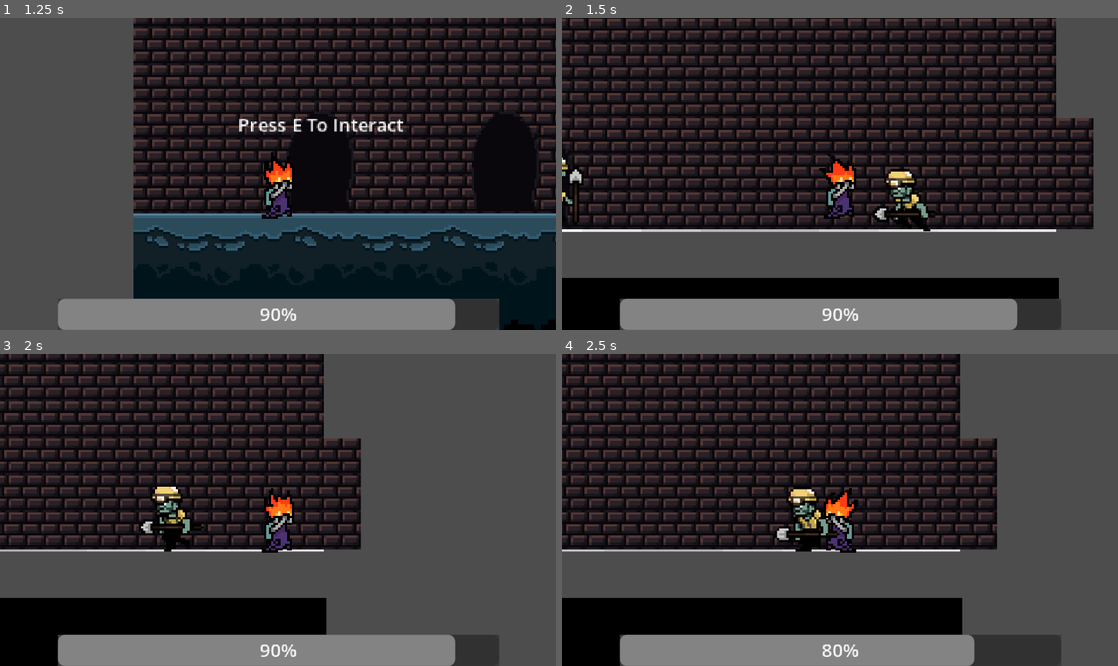
Above: before the commit, frames 1-4 (two rows, left to right).
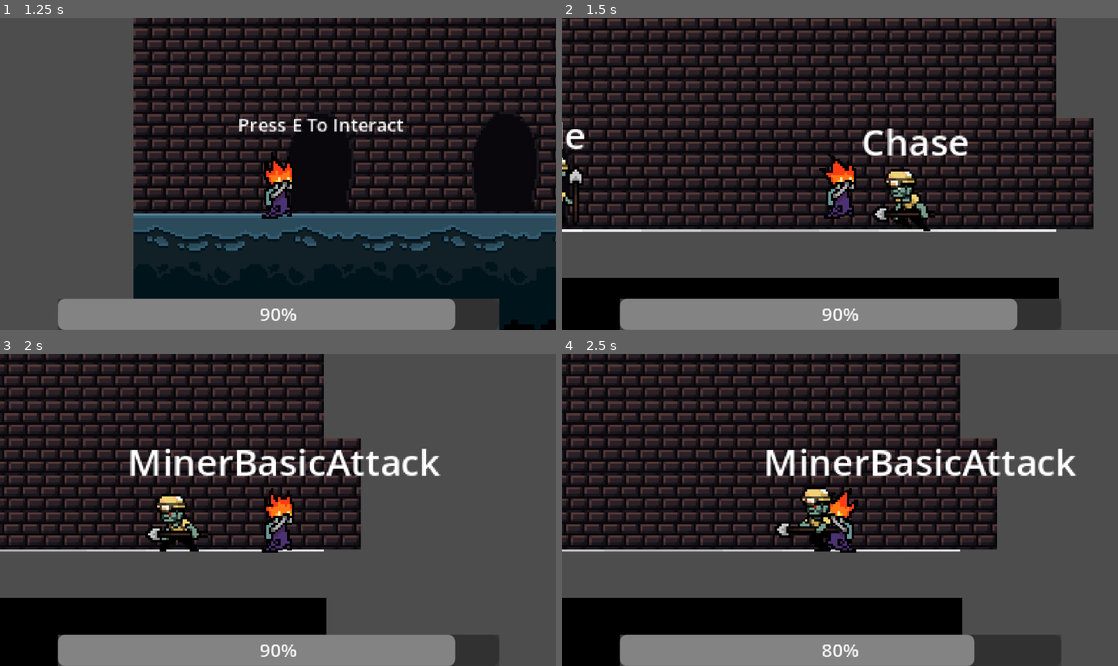
Above: after the commit, the same moments.

Repository: zerqora/Ray-Dungeon-Crawler
Game: Godot game, scene res://world/dungeon.tscn
The game is run twice, just before and just after one commit, with the same random seed, the same clock (stepped at 60 frames per second) and the same inputs.
Inputs (mouse positions are in pixels of both pictures, inside the frame that each line leads up to):
- Up to frame 1 (1.25 s): move the mouse to (400, 158) at 0.52 s; hold D (RIGHT) from 0.53 s (still down); click (400, 158) at 0.6 s
- Up to frame 2 (1.5 s): keep holding D (RIGHT); tap E (INTERACT) at 1.25 s; move the mouse to (728, 189) at 1.27 s; tap Ctrl (DASH) at 1.35 s
- Up to frame 3 (2 s): keep holding D (RIGHT)
- Up to frame 4 (2.5 s): move the mouse to (895, 441) at 2.02 s; release D (RIGHT) at 2.03 s; hold A (LEFT) from 2.03 s (still down); tap E (INTERACT) at 2.1 s

Frame 1 is identical in both runs. In frame 2, 0.9% of the frame differs, in the area x 0-73%, y 33-45%; in frame 3, 3.3%; in frame 4, 3.4%, in the area x 36-93%, y 30-64%.

Commit message:
almost finish attack state

Diff:
--- a/enemies/base_entity.tscn
+++ b/enemies/base_entity.tscn
@@ -1,13 +1,19 @@
-[gd_scene load_steps=24 format=3 uid="uid://djlt3tfmrruju"]
+[gd_scene load_steps=31 format=3 uid="uid://djlt3tfmrruju"]
 
 [ext_resource type="Script" uid="uid://b4f5m4vk8ml73" path="res://scripts/entity.gd" id="1_7rdkp"]
 [ext_resource type="Texture2D" uid="uid://co34gs10qw2o4" path="res://enemies/miner/running_anim/Untitled_Artwork-1 2.png" id="2_vlknj"]
 [ext_resource type="Resource" uid="uid://cew7vh7w6bahq" path="res://enemies/miner/miner_stats.tres" id="2_xv3qx"]
+[ext_resource type="Texture2D" uid="uid://cectde1xi8ld6" path="res://enemies/miner/basic_attack_anim/Untitled_Artwork-1.png" id="3_fpqfi"]
 [ext_resource type="Texture2D" uid="uid://cxt1aiyu1t302" path="res://enemies/miner/running_anim/Untitled_Artwork-2 2.png" id="3_xv3qx"]
+[ext_resource type="Texture2D" uid="uid://bqr4rtccn84aq" path="res://enemies/miner/basic_attack_anim/Untitled_Artwork-2.png" id="4_1red3"]
 [ext_resource type="Texture2D" uid="uid://dtg36y3grlsbl" path="res://enemies/miner/running_anim/Untitled_Artwork-3 2.png" id="4_m8s0t"]
 [ext_resource type="Texture2D" uid="uid://chb3jnscsyxe8" path="res://enemies/miner/running_anim/Untitled_Artwork-4 2.png" id="5_e6kmk"]
+[ext_resource type="Texture2D" uid="uid://dxqdc8mutal7b" path="res://enemies/miner/basic_attack_anim/Untitled_Artwork-3.png" id="5_pj3ns"]
+[ext_resource type="Texture2D" uid="uid://ddujdiskfb1xd" path="res://enemies/miner/basic_attack_anim/Untitled_Artwork-4.png" id="6_3mbrl"]
 [ext_resource type="Texture2D" uid="uid://c1ipofgq6ub4r" path="res://enemies/miner/running_anim/Untitled_Artwork-5.png" id="6_bsopm"]
 [ext_resource type="Texture2D" uid="uid://dxf3rx50uspje" path="res://enemies/miner/running_anim/Untitled_Artwork-6.png" id="7_0rcsr"]
+[ext_resource type="Texture2D" uid="uid://ckqrp72bgt1bx" path="res://enemies/miner/basic_attack_anim/Untitled_Artwork-5 (1).png" id="7_m7ws8"]
+[ext_resource type="Texture2D" uid="uid://ji7njxv343g2" path="res://enemies/miner/basic_attack_anim/Untitled_Artwork-6 (1).png" id="8_nv806"]
 [ext_resource type="Texture2D" uid="uid://cxm6cetmvrhx7" path="res://enemies/miner/idle_anim/minerIdle-1.png" id="9_af2ss"]
 [ext_resource type="Script" uid="uid://dv7j5wkl0sq87" path="res://scripts/state_machine.gd" id="9_m8s0t"]
 [ext_resource type="Script" uid="uid://dnrrso8v3u1xw" path="res://scripts/idle.gd" id="10_bsopm"]
@@ -19,9 +25,33 @@
 [ext_resource type="Texture2D" uid="uid://biw0jjf87qxgb" path="res://enemies/miner/idle_anim/minerIdle-5.png" id="13_a7lgs"]
 [ext_resource type="Script" uid="uid://dqjq4qpkqxnqe" path="res://enemies/patrol.gd" id="17_jgep4"]
 [ext_resource type="Script" uid="uid://xqvg45lseln4" path="res://enemies/miner_basic_attack.gd" id="18_lefkw"]
+[ext_resource type="Script" uid="uid://d0yra7ec3rips" path="res://enemies/retreat_state.gd" id="19_jdps6"]
 
 [sub_resource type="SpriteFrames" id="SpriteFrames_qv4iq"]
 animations = [{
+"frames": [{
+"duration": 1.0,
+"texture": ExtResource("3_fpqfi")
+}, {
+"duration": 1.0,
+"texture": ExtResource("4_1red3")
+}, {
+"duration": 1.0,
+"texture": ExtResource("5_pj3ns")
+}, {
+"duration": 1.0,
+"texture": ExtResource("6_3mbrl")
+}, {
+"duration": 1.0,
+"texture": ExtResource("7_m7ws8")
+}, {
+"duration": 1.5,
+"texture": ExtResource("8_nv806")
+}],
+"loop": false,
+"name": &"basic_attack",
+"speed": 5.0
+}, {
 "frames": [{
 "duration": 1.0,
 "texture": ExtResource("2_vlknj")
@@ -86,7 +116,9 @@
 
 [node name="AnimationPlayer" type="AnimatedSprite2D" parent="."]
 sprite_frames = SubResource("SpriteFrames_qv4iq")
-animation = &"chase"
+animation = &"basic_attack"
+frame = 5
+frame_progress = 1.0
 
 [node name="Hitbox" type="Area2D" parent="."]
 
@@ -113,7 +145,7 @@
 
 [node name="Chase" type="Node" parent="StateMachine" node_paths=PackedStringArray("neighboring_nodes")]
 script = ExtResource("11_bsopm")
-neighboring_nodes = [NodePath("../Patrol"), NodePath("../MinerBasicAttack")]
+neighboring_nodes = [NodePath("../Patrol"), NodePath("../MinerBasicAttack"), NodePath("../Retreat")]
 
 [node name="Patrol" type="Node" parent="StateMachine" node_paths=PackedStringArray("neighboring_nodes")]
 script = ExtResource("17_jgep4")
@@ -123,6 +155,11 @@
 script = ExtResource("18_lefkw")
 hurtbox = NodePath("../../BasicAttack")
 neighboring_nodes = [NodePath("../Chase")]
+
+[node name="Retreat" type="Node" parent="StateMachine" node_paths=PackedStringArray("neighboring_nodes")]
+script = ExtResource("19_jdps6")
+neighboring_nodes = [NodePath("../Idle")]
+metadata/_custom_type_script = "uid://d4acuj0mbwvly"
 
 [node name="SightLine" type="RayCast2D" parent="."]
 target_position = Vector2(-50, 0)
@@ -141,3 +178,11 @@
 [node name="AttackCooldown" type="Timer" parent="."]
 wait_time = 1.2
 one_shot = true
+
+[node name="StateDebugText" type="Label" parent="."]
+offset_left = -20.0
+offset_top = -34.0
+offset_right = 20.0
+offset_bottom = -11.0
+text = "Idle"
+horizontal_alignment = 1
--- a/enemies/miner_basic_attack.gd
+++ b/enemies/miner_basic_attack.gd
@@ -4,25 +4,58 @@
 @export var hurtbox : Area2D
 
 func enter(data : Dictionary = {}) -> void:
-	print("entered attack state")
+	# print("entered attack state")
 	this_data = data
 	cooldown = this_data["cooldowns"]["basic_attack"]
 	# exit if cooldown is still going
 	if !cooldown.is_stopped():
-		finished.emit(this_data, neighboring_nodes[0])
+		finished.emit(neighboring_nodes[0],this_data)
 		return
 	cooldown.start()
+
 	hurtbox.area_entered.connect(damage_player)
 	hurtbox.show()
 	# play attack animation
+
+	this_data["animation"].play("basic_attack")
 	# wait for the player's animation to finish, and then emit finished signal
+	this_data["animation"].animation_finished.connect(exit)
+	this_data["animation"].frame_changed.connect(determine_movement)
 	# have a listener for the area2D if it's collided with the player
 
 # use the player key in data to deal damage to the player
 
+# TODO: Have the player have invincibility frame. For now, have it as a timer here
+var invincibility_frame_duration : float = 1
+var timer : float = 0
+var hit_player : bool = false
 func update(owner, delta: float) -> void:
-	if hurtbox.has_overlapping_areas():
+	if hit_player:
+		timer += delta
+	# Invincibility frames are over
+	if timer > invincibility_frame_duration:
+		timer = 0
+		hit_player = false
+	if !hit_player && hurtbox.has_overlapping_areas():
+		# the only areas that will be overlapping will be the player's because the mask is listening for the player layer.
 		damage_player(hurtbox.get_overlapping_areas()[0])
+	# If the invincibility frame is still going
+
+
 func damage_player(area : Area2D) -> void:
 	print("hit player")
-	pass
+	hit_player = true
+
+
+func exit(next_node : State = neighboring_nodes[0]) -> void:
+	print("trying to exit attack state")
+	hurtbox.hide()
+	hurtbox.area_entered.disconnect(damage_player)
+	finished.emit(neighboring_nodes[0], this_data)
+
+func determine_movement() -> int:
+	# if the current frame is index 3, set the velocity depending on the direction of the sprite.
+	# If the frame is not 3 yet, return no direction.
+	if this_data["animation"].frame >= 3:
+		return 1 if this_data["animation"].flip_h else -1
+	return 0
--- a/enemies/patrol.gd
+++ b/enemies/patrol.gd
@@ -42,3 +42,10 @@
 		print("I'm straying too far away from spawn. I'm going to head the opposite way.")
 	owner.velocity.x = direction * this_data["stats"].speed * delta
 	owner.move_and_slide()
+	look_for_player()
+
+func look_for_player() -> void:
+	if this_data["sight"].is_colliding() && this_data["sight"].get_collider().get_parent() is Player:
+		print("found player")
+		this_data["player"] = this_data["sight"].get_collider().get_parent()
+		finished.emit(neighboring_nodes[1], this_data)
--- /dev/null
+++ b/enemies/retreat_state.gd
@@ -0,0 +1,20 @@
+class_name RetreatState extends State
+
+# For now will always be spawn
+var direction_to_destination : int
+
+func enter(data: Dictionary = {}) -> void:
+	#print("entered retreat state")
+	this_data = data
+
+func update(owner, delta : float) -> void:
+	direction_to_destination = determine_direction(owner)
+	owner.velocity.x = direction_to_destination * this_data["stats"].speed * delta
+	if (owner.global_position - this_data["spawn_point"]).length() < 10:
+		print("reached spawn point")
+		finished.emit(neighboring_nodes[0], this_data)
+	this_data["animation"].flip_h = true if direction_to_destination > 0 else false
+	owner.move_and_slide()
+
+func determine_direction(owner) -> int:
+	return 1 if this_data["spawn_point"].x - owner.global_position.x > 0 else -1
--- a/scripts/chase.gd
+++ b/scripts/chase.gd
@@ -7,9 +7,8 @@
 func enter(data : Dictionary = {}) -> void:
 	this_data = data
 	this_data["animation"].play("chase")
-	this_data["sight"].target_position.x *= 1.5
 	speed = this_data["stats"].speed
-	print("Entered Chase State")
+	# print("Entered Chase State")
 
 # update function should check if the player is still in the sight line.
 # if they aren't, patrol the area a little bit before going back to the original spot.
@@ -24,6 +23,7 @@
 		this_data["animation"].flip_h = false
 		direction = -1
 	owner.velocity.x = speed * direction * delta
+	check_distance_from_spawn()
 	look_for_player(owner)
 	owner.move_and_slide()
 
@@ -32,3 +32,8 @@
 		# Stop moving
 		owner.velocity.x = 0
 		exit(neighboring_nodes[1])
+
+func check_distance_from_spawn() -> void:
+	if this_data["spawn_point"].x - owner.global_position.x > 30:
+		print("too far away from spawn. I'm just gonna head back.")
+		finished.emit(neighboring_nodes[2], this_data)
--- a/scripts/entity.gd
+++ b/scripts/entity.gd
@@ -1,6 +1,6 @@
 class_name Entity extends CharacterBody2D
 
-@export var entity_stats : EntityStats # need to make entity stats
+@export var entity_stats : EntityStats
 @export var hitbox : Area2D
 @export var state_machine : StateMachine
 @export var animation_player : AnimatedSprite2D
--- a/scripts/idle.gd
+++ b/scripts/idle.gd
@@ -7,7 +7,7 @@
 func enter(data: Dictionary = {}) -> void:
 	this_data = data
 	this_data["animation"].play("idle")
-
+	print("idle state")
 ## Random float that changes everytime the entity successfully turns
 var turn_when_seconds : float = randf_range(1, 5)
 var chance_to_patrol : float = randf_range(0,1)
--- a/scripts/state_machine.gd
+++ b/scripts/state_machine.gd
@@ -8,6 +8,9 @@
 @export var cooldowns : Array[Timer]
 @export var attacks : Array[Area2D]
 
+# TODO: Refactor the look_for_player() function to be part of the state super class because it's so versatile
+
+var state_text : Label
 func _ready() -> void:
 	# Give every state a reference to the state machine.
 	for state_node: State in find_children("*", "State"):
@@ -26,6 +29,7 @@
 			"basic_attack" : cooldowns[0]
 		}
 	}
+	state_text = owner.get_node("StateDebugText")
 	state.enter(data)
 	#target = get_tree().get_nodes_in_group("Player")[0]
 	#print("Player is being tracked with it's node", target)
@@ -35,8 +39,10 @@
 	# state.exit()
 	state = next_node
 	state.enter(data)
+	state_text.text = state.name
 
 func update(delta: float) -> void:
 	state.update(owner, delta)
 	sight_raycast.target_position.x = abs(sight_raycast.target_position.x) * (-1 if animation.flip_h == false else 1)
+
 	if not owner.is_on_floor() : owner.velocity.y = 5000 * delta
--- a/world/level_1.tscn
+++ b/world/level_1.tscn
@@ -79,4 +79,5 @@
 position = Vector2(192, 67)
 
 [node name="Marker2D2" type="Marker2D" parent="EnemySpawnPoints"]
+visible = false
 position = Vector2(39, 62)
Binary file added: enemies/miner/basic_attack_anim/Untitled_Artwork-1.png
Not shown, added: enemies/miner/basic_attack_anim/Untitled_Artwork-1.png.import
Binary file added: enemies/miner/basic_attack_anim/Untitled_Artwork-2.png
Not shown, added: enemies/miner/basic_attack_anim/Untitled_Artwork-2.png.import
Binary file added: enemies/miner/basic_attack_anim/Untitled_Artwork-3.png
Not shown, added: enemies/miner/basic_attack_anim/Untitled_Artwork-3.png.import
Binary file added: enemies/miner/basic_attack_anim/Untitled_Artwork-4.png
Not shown, added: enemies/miner/basic_attack_anim/Untitled_Artwork-4.png.import
Binary file added: enemies/miner/basic_attack_anim/Untitled_Artwork-5 (1).png
Not shown, added: enemies/miner/basic_attack_anim/Untitled_Artwork-5 (1).png.import
Binary file added: enemies/miner/basic_attack_anim/Untitled_Artwork-6 (1).png
Not shown, added: enemies/miner/basic_attack_anim/Untitled_Artwork-6 (1).png.import
(and 1 more such lines)
